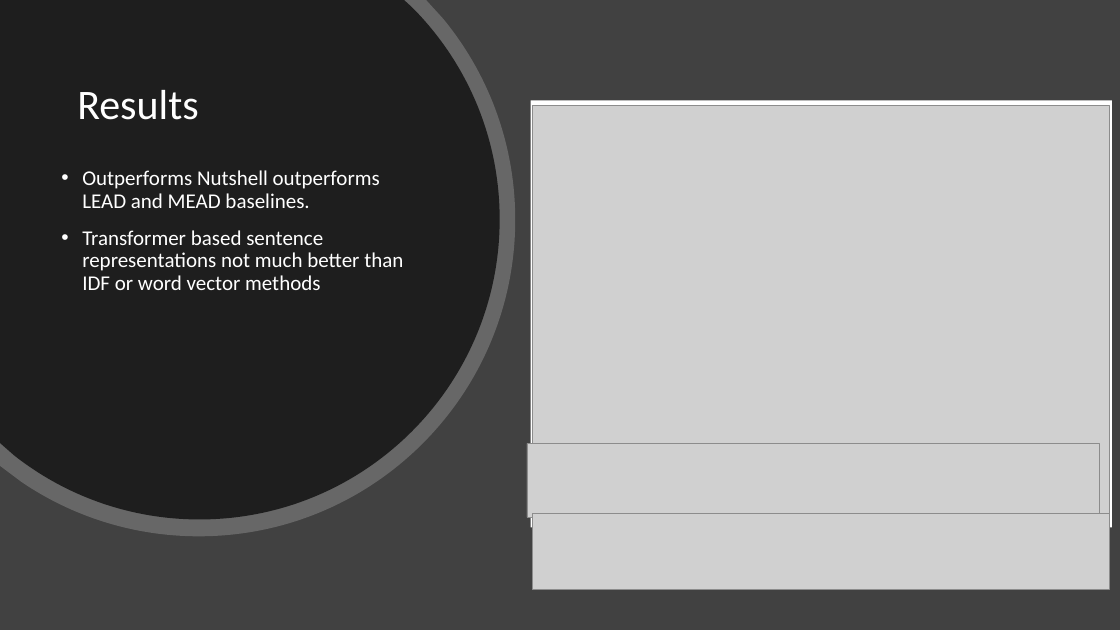
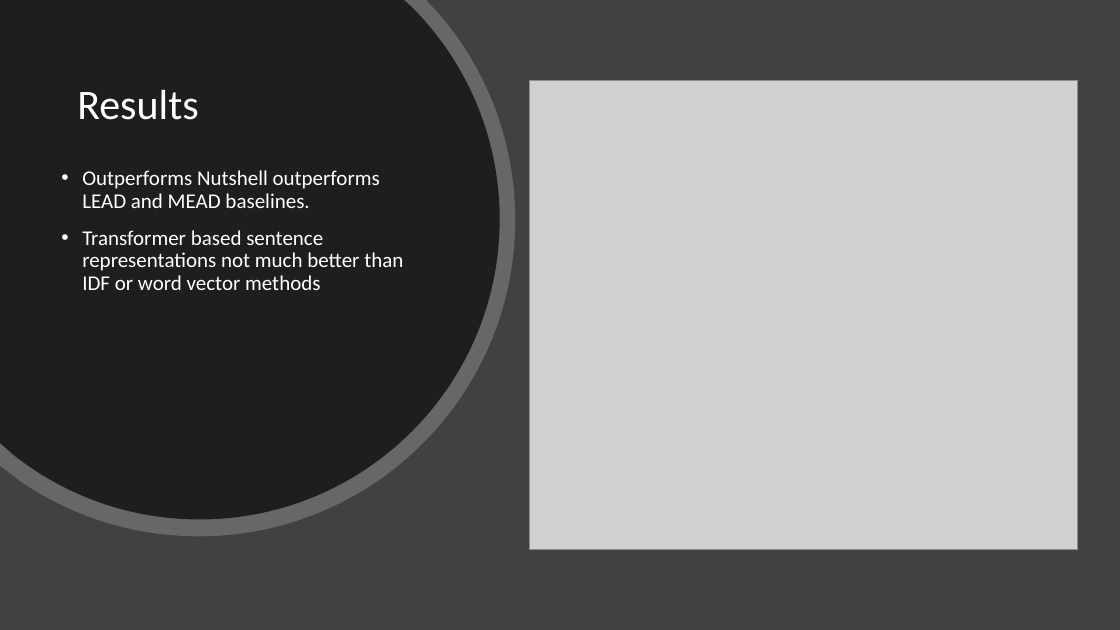
Before and after one commit to cadiem/LING573SP20, a slide deck: slide 15 of doc/D4_presentation.pptx. Drawn at 1120x630 pixels with LibreOffice and Linux fonts; fonts in the diff are those of the drawing; grey boxes stand for pictures. Boxes give left, top, right and bottom in pixels: in the first picture for what was removed or moved away, otherwise in the second. Text is boxed around its words. In the diff, an @@ line names an element or a change of style, - is before the commit and + after.

```diff
--- a/doc/D4_presentation.pptx
+++ b/doc/D4_presentation.pptx
@@ picture: place and size @@
-picture at [533,106,1110,525]
+picture at [529,80,1078,549]
@@ rectangle removed at [531,101,1112,528] @@
@@ picture removed at [527,444,1099,518] @@
@@ picture removed at [533,513,1110,589] @@
```
Also in this commit, not shown: 2 other slides changed, 1 other file.
